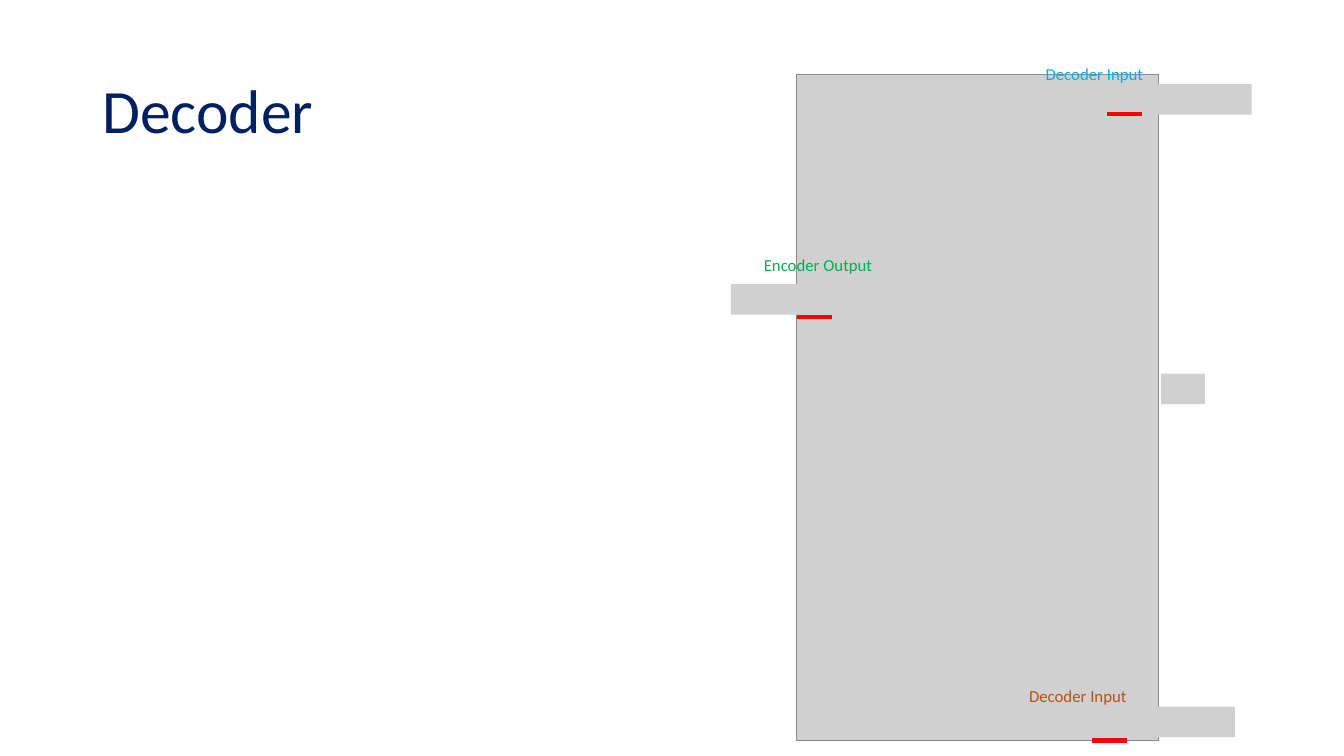
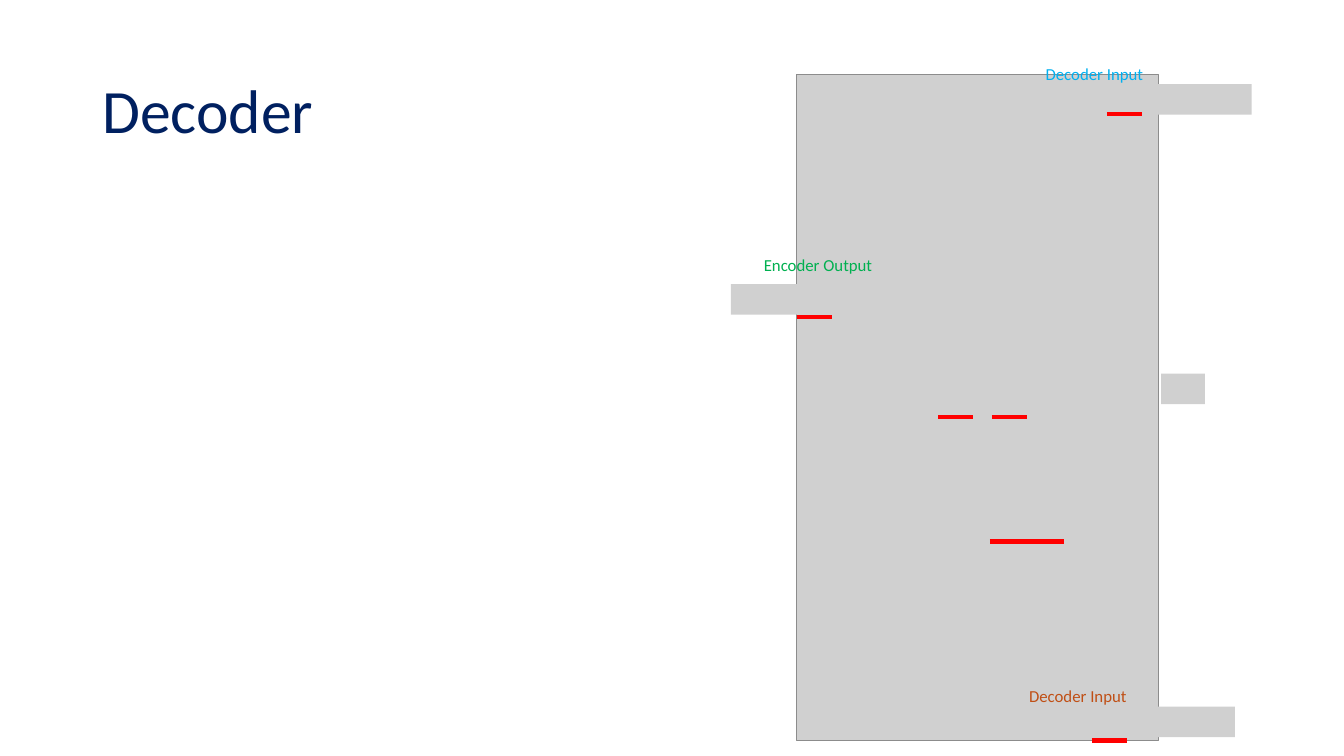
Before and after one commit to tanquangduong/transformer-pt, a slide deck: slide 62 of presentation/Introduction to Transformer.pptx. Drawn at 1344x756 pixels with LibreOffice and Linux fonts; fonts in the diff are those of the drawing; grey boxes stand for pictures. Boxes give left, top, right and bottom in pixels: in the first picture for what was removed or moved away, otherwise in the second. Text is boxed around its words. In the diff, an @@ line names an element or a change of style, - is before the commit and + after.

```diff
--- a/presentation/Introduction to Transformer.pptx
+++ b/presentation/Introduction to Transformer.pptx
@@ line added from (939, 417) to (973, 417), #FF0000 3 pt @@
@@ line added from (992, 417) to (1027, 417), #FF0000 3 pt @@
@@ line added from (990, 541) to (1064, 541), #FF0000 3 pt @@
```
Also in this commit, not shown: 11 other slides changed, 1 slide added, 1 other file.
